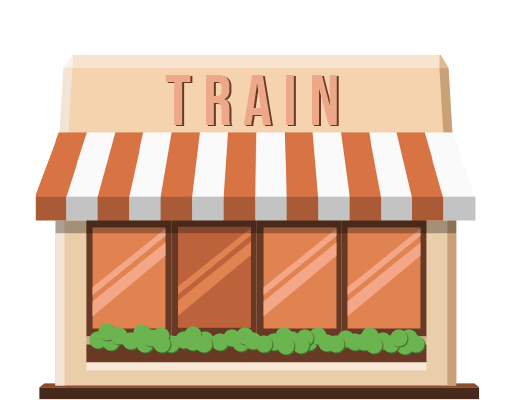
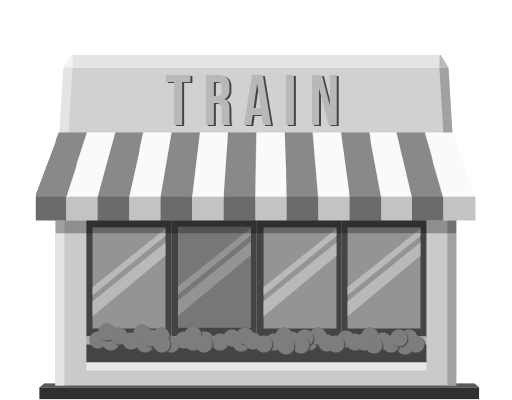
The second w=512, h=400 image is a revision of the first. Changes to its layers:
added layer "Layer 3" above "Layer 2" over [35, 54, 479, 400]
hid "Layer 2" over [35, 54, 479, 400]
